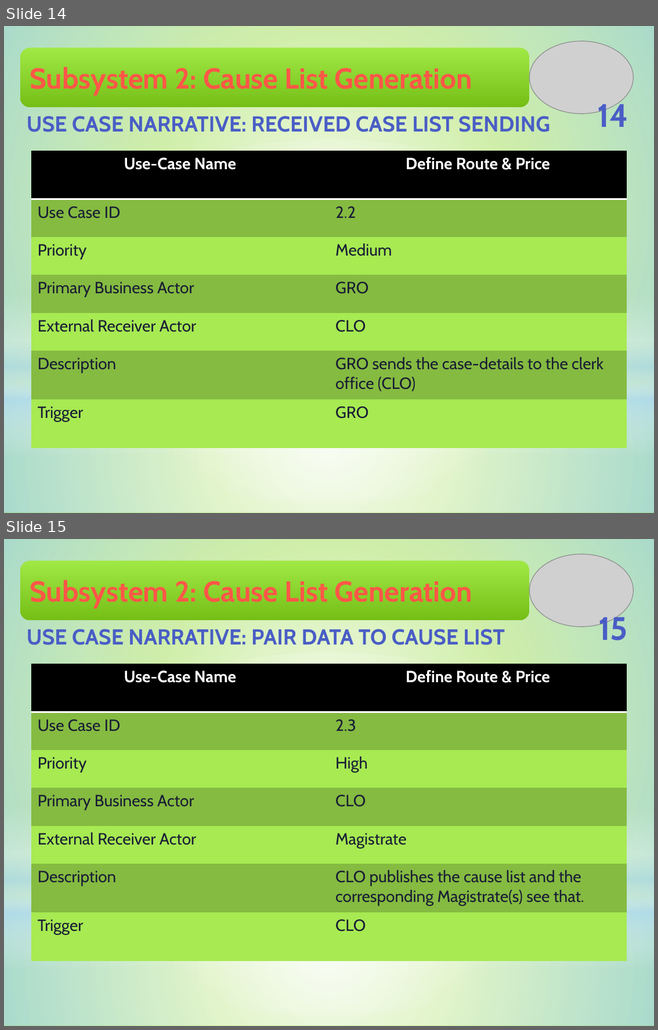
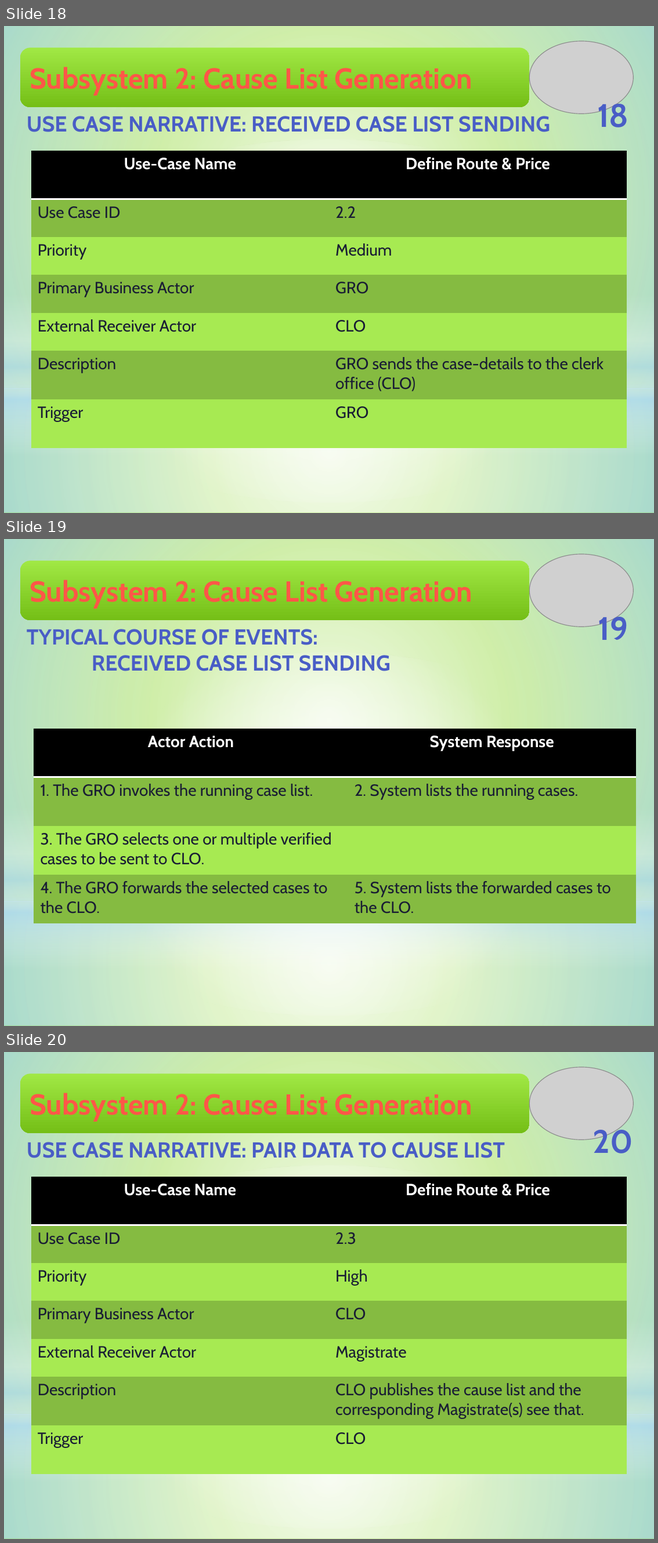
Before and after one commit to Touhid18/CSE308-Management_of_Judicial_System-1005009_1005014_1005018_1005023_1005029, a slide deck: final/2_Use_Case.pptx. Shown one above the other, each under a label of ours: slides 14 and 15 before the commit, slides 18, 19 and 20 after it. The pictures are 658x1030 and 658x1543 pixels, drawn with LibreOffice and Linux fonts; fonts in the diff are those of the drawing; grey boxes stand for pictures. Boxes give left, top, right and bottom in pixels: in the first picture for what was removed or moved away, otherwise in the second. Text is boxed around its words. In the diff, an @@ line names an element or a change of style, - is before the commit and + after.

```diff
--- a/final/2_Use_Case.pptx
+++ b/final/2_Use_Case.pptx
@@ slide 19 added at <box>4,539,654,1026</box>, background #81D31A; not listed: 4 template elements that a slide beside it also shows @@
@@ picture added at <box>529,554,633,627</box> @@
@@ rounded rectangle added at <box>20,560,529,620</box>, fill gradient #A0E844 to #75C016, 32 pt, text gradient #FF6155 to #FF5748 to #EF3718, bold @@
+Subsystem 2: Cause List Generation
@@ page number added at <box>597,612,628,640</box>, 36 pt, text gradient #717FD2 to #4A5EC6 to #324CB5 to #31479D to #30469A, bold @@
+19
@@ text added at <box>27,629,390,671</box>, 24 pt, text gradient #717FD2 to #4A5EC6 to #324CB5 to #31479D to #30469A, bold @@
+TYPICAL COURSE OF EVENTS:
+RECEIVED CASE LIST SENDING
@@ table added at <box>34,729,636,924</box>, 4 rows, 2 columns @@
+Actor Action | System Response
+1. The GRO invokes the running case list. | 2. System lists the running cases.
+3. The GRO selects one or multiple verified cases to be sent to CLO. | 
+4. The GRO forwards the selected cases to the CLO. | 5. System lists the forwarded cases to the CLO.
@@ what was slide 14 is now slide 18 @@
@@ page number at <box>597,99,628,128</box>: text changed @@
-14
+18
@@ what was slide 15 is now slide 20 @@
@@ page number at <box>593,1125,633,1154</box>: text changed @@
-15
+20
```
Also in this commit, not shown: 7 slides changed, 16 other slides added, 1 slide removed, 7 other files.
